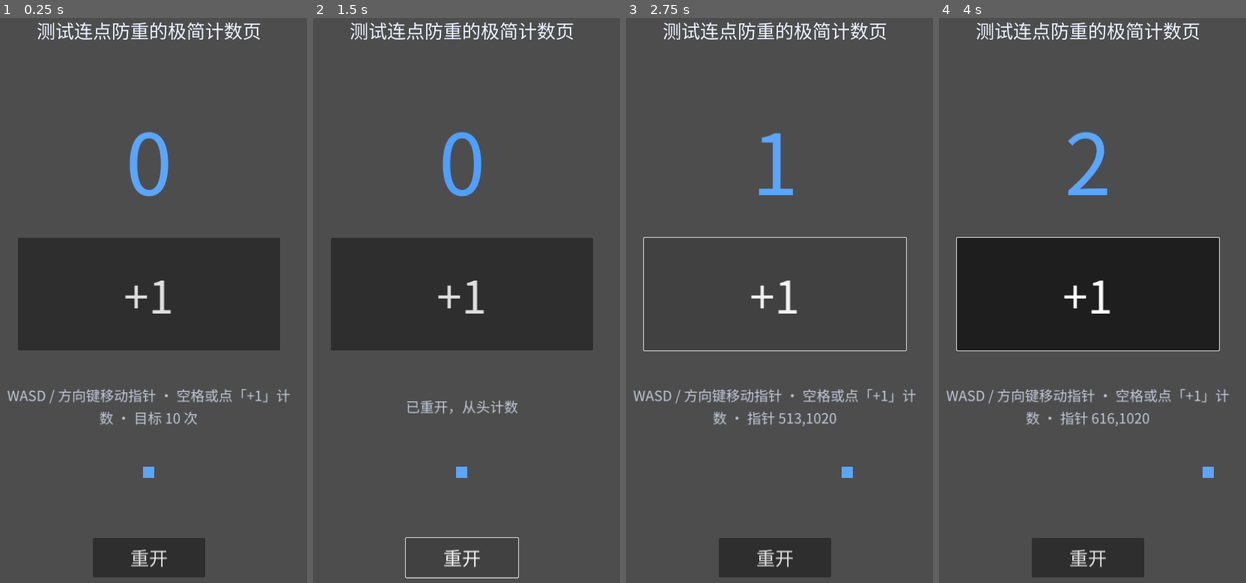
Above: before the commit, frames 1-4 (left to right).
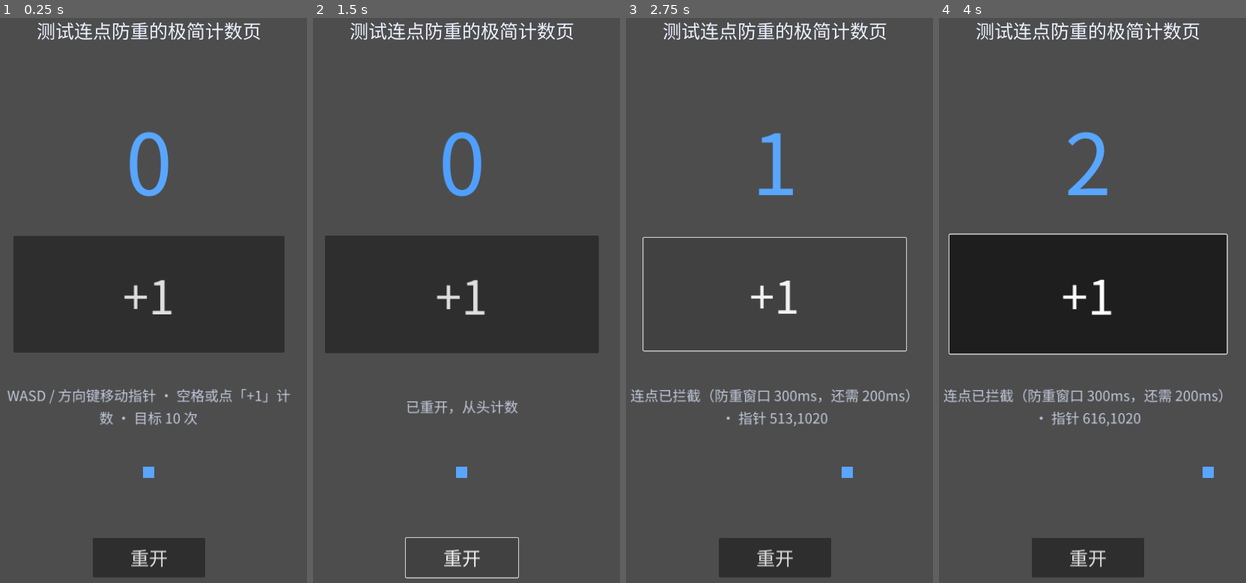
Above: after the commit, the same moments.

Repository: hl3w22bupt/myrd-playground
Game: Godot game, scene res://scenes/main.tscn
Two runs of this game, one before a commit and one after it. Both use one fixed random seed, a clock stepped at 60 frames per second and the inputs below.
Inputs (mouse positions are in pixels of both pictures, inside the frame that each line leads up to):
- Up to frame 1 (0.25 s): no input
- Up to frame 2 (1.5 s): click "+1" at 0.5 s; click "重开" at 1.25 s
- Up to frame 3 (2.75 s): tap Enter (confirm) at 2 s; move the mouse to (850, 266) at 2.02 s; hold D (move_right) from 2.03 s (still down); hold Enter (confirm) from 2.03 s (still down); click (850, 266) at 2.17 s; tap Space at 2.27 s
- Up to frame 4 (4 s): release D (move_right) at 2.75 s; release Enter (confirm) at 2.75 s; drag from (1021, 323) to (1071, 413) at 2.77 s; move the mouse to (1123, 159) at 3.52 s; hold D (move_right) from 3.53 s (still down); hold Enter (confirm) from 3.53 s (still down)

The runs differ from the first frame. In frame 1, 1.3% of the frame differs, in the area x 4-93%, y 38-60%; in frame 2, 1.6%; in frame 3, 1.9%; in frame 4, 4.4%, in the area x 1-95%, y 38-73%.

Commit message:
feat(game-12): 打通导出部署链并升级移动端可玩性断言
把 game-12 从「无头能跑」推进到「可部署、移动端可玩」，补齐 AppHost 部署链缺口。

游戏侧
- main.gd：状态栏拆「反馈线/指针线」，修「连点已拦截」被指针行程每帧冲掉；
  +1 按钮加待机呼吸脉冲（1.00→1.06，0.9s 循环）作可点示能 —— 极简页面无输入时
  画面完全静止，mobile-web-smoke 的「画面在动（双时点帧差>0）」会误判渲染冻结；
  缩放/闪烁统一绕控件中心（补 pivot_offset）。
- smoke.gd 新增 4 组断言（负例逐条验证会 FAIL，不是永真）：
  ① 触控目标 ≥44×44（+1 按钮矩形 + 触摸确认钮圆形热区）
  ② 拉伸契约 canvas_items/keep/720×1280（375 宽视口无横向滚动的机判代理）
  ③ 待机脉冲 scale 极差 ≥0.02
  ④ 拦截反馈不被指针移动覆盖（真实触发一次防重拦截后摇指针）
  静态几何断言放第一物理帧 —— Control.size 在 _ready 里恒为 0，整段会漏判（实测）。

导出部署链（原缺失，部署后资产必 404）
- 新增 export_presets.cfg + export/web-shell.html（移动端音频手势解锁器 +
  window.__audioDebug，mobile-web-smoke 机判对象），导出 export/web/ 产物；
- .gitignore 去掉 /export/：apphost.toml assets_dir 指向它，不入库 = 部署后全 404；
- 壳页 server/src/game-page.ts 从「糖果粉碎传奇」适配 game-12（标题/提示/键位/
  配色），/health 与 package.json 的 app 名同步。

门禁
- preflight PASS（13 类）/ smoke GODOT_SMOKE: PASS / fuzz GODOT_FUZZ: PASS；
- 本地导出产物跑 mobile-web-smoke 10 项全绿（预检；正式门禁须打部署后 liveUrl）。
- 注：模板仓库未预置 std-skills/godot-game-dev/scripts/playtest.sh，机器人试玩
  门禁无法接入（不得自造判定器），需运维补模板仓库技能资产。

Co-Authored-By: Claude <noreply@anthropic.com>

Diff:
--- a/games/game-12/scripts/main.gd
+++ b/games/game-12/scripts/main.gd
@@ -15,13 +15,32 @@
 @onready var restart_button: Button = %RestartButton
 @onready var touch_ui: CanvasLayer = $TouchUI
 
+## ── 手感调参（集中常量，见 SKILL.md「常量提常量」）──
+## 主按钮待机呼吸脉冲：峰值缩放。既是「可以点了」的示能，也让移动端门禁的
+## 「画面在动」检查（双时点帧差 > 0）在无输入的静止页面上有确定性的非零帧差。
+const PULSE_SCALE_MAX: float = 1.06
+## 呼吸脉冲周期（秒）。smoke 以「窗口期内 scale 极差 ≥ PULSE_MIN_SWING」机判它的存在。
+const PULSE_PERIOD: float = 0.9
+## 冒烟判定呼吸脉冲存在的最小缩放极差（1.0 起步 → 1.06 峰值，理论极差 0.06）。
+const PULSE_MIN_SWING: float = 0.02
+
 var _move_hint: String = "WASD / 方向键移动指针 · 空格或点「+1」计数"
+## 状态栏两条信息线分离：反馈线（拦截/胜利/重开）与指针线（脚手架可控行程）。
+## 不分离的话，_on_player_moved 每物理帧重写 text 会把「连点已拦截」这类关键反馈立刻冲掉。
+var _feedback: String = ""
+var _pointer_text: String = ""
+## 冒烟用：呼吸脉冲的缩放极值采样（_physics_process 里逐帧累计）。
+var _pulse_min: float = 100.0
+var _pulse_max: float = -100.0
 
 
 func _ready() -> void:
 	if DisplayServer.is_touchscreen_available():
 		touch_ui.visible = true
 		_move_hint = "摇杆移动指针 · 点「+1」或右下确认钮计数"
+	_move_hint += " · 目标 %d 次" % GameState.TARGET_COUNT
+	_setup_feedback_anchors()
+	_start_idle_pulse()
 	# 信号连接：订阅方（本场景）写连接代码，发布方（GameState / Player）只 emit。
 	if not count_button.pressed.is_connected(_on_count_button_pressed):
 		count_button.pressed.connect(_on_count_button_pressed)
@@ -36,6 +55,44 @@
 	if not GameState.click_rejected.is_connected(_on_click_rejected):
 		GameState.click_rejected.connect(_on_click_rejected)
 	_refresh()
+
+
+func _physics_process(_delta: float) -> void:
+	# 呼吸脉冲采样：冒烟用「窗口期内 scale 极差」机判待机动画真的在动（防静音页面回退）。
+	var s := count_button.scale.x
+	_pulse_min = minf(_pulse_min, s)
+	_pulse_max = maxf(_pulse_max, s)
+
+
+## 反馈锚点：缩放/闪烁都绕控件中心做，不设 pivot 会从左上角缩放，视觉上「往右下飘」。
+func _setup_feedback_anchors() -> void:
+	count_label.pivot_offset = count_label.size / 2.0
+	count_button.pivot_offset = count_button.size / 2.0
+
+
+## 待机示能脉冲：主按钮 0.9s 一个呼吸周期（1.00 → 1.06 → 1.00），循环往复。
+## 用 Tween 的 set_loops 而不是 _process 手写相位：无头/网页下同样生效，且不占每帧脚本。
+func _start_idle_pulse() -> void:
+	var tween := create_tween()
+	tween.set_loops()
+	tween.tween_property(count_button, "scale", Vector2.ONE * PULSE_SCALE_MAX, PULSE_PERIOD / 2.0) \
+		.set_trans(Tween.TRANS_SINE).set_ease(Tween.EASE_IN_OUT)
+	tween.tween_property(count_button, "scale", Vector2.ONE, PULSE_PERIOD / 2.0) \
+		.set_trans(Tween.TRANS_SINE).set_ease(Tween.EASE_IN_OUT)
+
+
+## 反馈线只由结果性事件写入；指针线由移动写入 —— 两者合成一条状态栏文本，
+## 互不覆盖（否则移动指针会立刻冲掉「连点已拦截」的提示）。
+func _set_feedback(text: String) -> void:
+	_feedback = text
+	_refresh_status()
+
+
+func _refresh_status() -> void:
+	var text := _feedback if _feedback != "" else _move_hint
+	if _pointer_text != "":
+		text += " · " + _pointer_text
+	status_label.text = text
 
 
 func _unhandled_input(event: InputEvent) -> void:
@@ -53,8 +110,7 @@
 ## 重开唯一入口：状态归零，入口恢复可用。
 func _restart() -> void:
 	GameState.reset()
-	count_button.disabled = false
-	status_label.text = "已重开，从头计数"
+	_set_feedback("已重开，从头计数")
 	_flash(count_label, Color(0.55, 0.85, 1.0))
 
 
@@ -72,24 +128,26 @@
 
 
 func _on_state_changed(state: int) -> void:
+	# 入口可用性与状态绑定（而非只写在 _restart 里）：任何路径回到 PLAYING 都会复位按钮。
+	count_button.disabled = state == GameState.State.WON
 	if state == GameState.State.WON:
-		count_button.disabled = true
-		status_label.text = "胜利！连点达标 %d 次，点「重开」再来一局" % GameState.TARGET_COUNT
+		_set_feedback("胜利！连点达标 %d 次，点「重开」再来一局" % GameState.TARGET_COUNT)
 		_flash(count_label, Color(1.0, 0.85, 0.3))
 
 
 func _on_click_rejected(remaining_ms: int) -> void:
-	status_label.text = "连点已拦截（防重窗口 %dms，还需 %dms）" % [GameState.DEBOUNCE_MS, remaining_ms]
+	_set_feedback("连点已拦截（防重窗口 %dms，还需 %dms）" % [GameState.DEBOUNCE_MS, remaining_ms])
 	_flash(count_button, Color(1.0, 0.45, 0.4))
 
 
 func _on_player_moved(pos: Vector2) -> void:
-	status_label.text = "%s · 指针 %d,%d" % [_move_hint, int(pos.x), int(pos.y)]
+	_pointer_text = "指针 %d,%d" % [int(pos.x), int(pos.y)]
+	_refresh_status()
 
 
 func _refresh() -> void:
 	count_label.text = str(GameState.count)
-	status_label.text = "%s · 目标 %d 次" % [_move_hint, GameState.TARGET_COUNT]
+	_refresh_status()
 
 
 ## 反馈：计数成功时的弹跳放大回弹。
--- a/games/game-12/tests/smoke.gd
+++ b/games/game-12/tests/smoke.gd
@@ -16,6 +16,11 @@
 ##   5. 核心交互（点击计数）真实路径生效：confirm 动作事件 + CountButton.pressed 各计一次
 ##   6. 连点防重：300ms 窗口内 4 连点只计一次且发 click_rejected；窗口结束后恢复正常累加
 ##   7. 胜负可达：达标 TARGET_COUNT 进入 WON，胜利后不再计数；重开可用：归零回 PLAYING
+##   8. 移动可玩（验收 4 的机判代理）：触控目标 ≥44×44px（+1 按钮矩形 + 触摸确认钮圆形热区）、
+##      拉伸契约 canvas_items+keep 且设计分辨率 720×1280（与 375×667 同宽高比 → 无横向滚动）
+##   9. 待机示能脉冲：主按钮 scale 在窗口期内极差达标（静止页面也必须有非零帧差，
+##      否则 mobile-web-smoke 的「画面在动」检查会把健康的极简页面误判成渲染冻结）
+##  10. 反馈可见性：防重拦截提示不被指针行程覆盖（反馈线与指针线分离）
 ##
 ## ⚠️ 输入注入分阶段互不重叠（references/error-signatures.md E-08）：
 ##   `Input.parse_input_event()` 的缓冲冲刷会清掉 `Input.action_press()` 的按下状态。
@@ -39,7 +44,15 @@
 ## 判定「真的移动了」的最小位移（像素）。
 const MIN_MOVE_DISTANCE: float = 1.0
 ## 总帧数上限（超过即 FAIL，防止死循环；smoke.sh 另有 --quit-after 兜底）。
+## 必须小于门禁帧预算 GODOT_SMOKE_FRAMES=240（--quit-after 会先杀进程，届时既无 PASS 也无 FAIL）。
 const TOTAL_FRAMES: int = NOISE_FRAMES + MOVE_FRAMES + REAL_GAP_MAX_FRAMES + 60
+## 触控目标下限（验收 4：按钮触控区域不小于 44×44px）。
+const MIN_TOUCH_TARGET: float = 44.0
+## 拦截反馈可见性相位里，把指针摇起来的帧数。
+const REJECT_MOVE_FRAMES: int = 10
+## 拉伸契约：设计分辨率（与 375×667 同 0.5625 宽高比 → 等比缩放后无横向滚动）。
+const DESIGN_WIDTH: int = 720
+const DESIGN_HEIGHT: int = 1280
 
 const REQUIRED_ACTIONS: Array[StringName] = [
 	&"move_left", &"move_right", &"move_up", &"move_down", &"confirm", &"restart",
@@ -56,13 +69,16 @@
 }
 
 ## 冒烟相位机：输入注入分帧进行（E-08），真实点击之间按真实时间跨窗。
-enum Phase { NOISE, MOVE, CONFIRM, GAP, BUTTON, SYNTHETIC, RESTART, DONE }
+enum Phase { NOISE, MOVE, CONFIRM, GAP, BUTTON, SYNTHETIC, RESTART, REJECT, DONE }
 
 var _failures: PackedStringArray = []
 var _phase: int = Phase.NOISE
 var _phase_frame: int = 0
 var _frames: int = 0
 var _player: Player
+var _main: Node2D
+var _status_label: Label
+var _touch_confirm: TouchScreenButton
 var _count_label: Label
 var _count_button: Button
 var _restart_button: Button
@@ -108,6 +124,11 @@
 	_restart_button = get_tree().root.find_child("RestartButton", true, false) as Button
 	if _count_label == null or _count_button == null or _restart_button == null:
 		_failures.append("主场景缺 CountLabel/CountButton/RestartButton（极简计数页 UI 未装配齐）")
+	_main = get_tree().root.find_child("Main", true, false) as Node2D
+	if _main == null:
+		_failures.append("冒烟场景未实例化 Main（tests/smoke.tscn → scenes/main.tscn 接线断裂）")
+	_status_label = get_tree().root.find_child("StatusLabel", true, false) as Label
+	_touch_confirm = get_tree().root.find_child("ConfirmButton", true, false) as TouchScreenButton
 
 
 func _physics_process(_delta: float) -> void:
@@ -115,6 +136,11 @@
 		return
 	_frames += 1
 	_phase_frame += 1
+	# 静态几何 / 工程契约断言放在第一物理帧：Control.size 要等一帧布局才落定，
+	# 在 _ready 里读恒为 0 → 触控目标断言会整段漏判（实测负例不触发）。
+	if _frames == 1:
+		_check_touch_targets()
+		_check_stretch_contract()
 	if _failures.is_empty():
 		match _phase:
 			Phase.NOISE:
@@ -131,6 +157,8 @@
 				_tick_synthetic()
 			Phase.RESTART:
 				_tick_restart()
+			Phase.REJECT:
+				_tick_reject()
 			Phase.DONE:
 				pass
 	if _frames >= TOTAL_FRAMES and _phase != Phase.DONE:
@@ -300,7 +328,72 @@
 				GameState.count, GameState.state])
 		if _count_button != null and _count_button.disabled:
 			_failures.append("重开后 +1 按钮仍不可用（disabled 应复位）")
+		_advance(Phase.REJECT)
+
+
+## ── 相位八：反馈可见性 + 待机示能脉冲 ──
+## ① 真实触发一次防重拦截（合成时间戳纯函数，重开后防重窗口已清零），状态栏必须出现拦截提示；
+## ② 再把指针摇起来 —— 拦截提示不能被指针行程冲掉（main.gd 反馈线/指针线分离的机判）；
+## ③ 主按钮 scale 在整个冒烟窗口期内的极差必须达标：极简页面无输入时画面完全静止，
+##    mobile-web-smoke 的「画面在动（双时点帧差 > 0）」检查会把它误判成渲染冻结。
+func _tick_reject() -> void:
+	if _phase_frame == 1:
+		GameState.try_count(8_000_000)
+		GameState.try_count(8_000_010)  # 距上次有效计数 10ms < 300ms → 拦截并 emit click_rejected
+	elif _phase_frame == 1 + SETTLE_FRAMES:
+		if _status_label == null:
+			_failures.append("主场景缺 StatusLabel（拦截反馈无处显示）")
+		elif not _status_label.text.contains("拦截"):
+			_failures.append("防重拦截后状态栏未显示拦截提示：text=%s" % _status_label.text)
+		Input.action_press(&"move_right")
+	elif _phase_frame == 1 + SETTLE_FRAMES + REJECT_MOVE_FRAMES:
+		Input.action_release(&"move_right")
+		if _status_label != null and not _status_label.text.contains("拦截"):
+			_failures.append("指针移动冲掉了拦截反馈（状态栏 text=%s）—— 反馈线与指针线未分离" % _status_label.text)
+		if _main != null:
+			var swing: float = _main._pulse_max - _main._pulse_min
+			if swing < _main.PULSE_MIN_SWING:
+				_failures.append("主按钮待机脉冲未生效：scale 极差 %.3f < %.3f（静止页面会让移动端门禁判「画面冻结」）" % [
+					swing, _main.PULSE_MIN_SWING])
+		# 归位：本相位为验证而动过状态，别把脏状态带出门禁（也验证 reset 幂等）。
+		GameState.reset()
+		_count_seen = false
+		_won_seen = false
+		_rejected_count = 0
 		_advance(Phase.DONE)
+
+
+## 验收 4 机判（触控目标）：+1 按钮矩形与触摸确认钮圆形热区都不得小于 44×44px。
+## 在第一物理帧判（Control.size 要等一帧布局才落定，_ready 里读恒为 0，整段会漏判）。
+func _check_touch_targets() -> void:
+	if _count_button != null and (_count_button.size.x < MIN_TOUCH_TARGET or _count_button.size.y < MIN_TOUCH_TARGET):
+		_failures.append("+1 按钮尺寸 %.0fx%.0f 低于触控目标下限 %.0fx%.0f（验收 4：触控区域不足会误触/点不中）" % [
+			_count_button.size.x, _count_button.size.y, MIN_TOUCH_TARGET, MIN_TOUCH_TARGET])
+	if _touch_confirm == null:
+		_failures.append("TouchUI 缺 ConfirmButton（移动端触摸确认计数路径不存在）")
+	else:
+		var circle := _touch_confirm.shape as CircleShape2D
+		if circle == null:
+			_failures.append("ConfirmButton.shape 不是 CircleShape2D，触控直径无法机判")
+		elif circle.radius * 2.0 < MIN_TOUCH_TARGET:
+			_failures.append("触摸确认钮热区直径 %.0f 低于 %.0f（验收 4：触控区域不足）" % [
+				circle.radius * 2.0, MIN_TOUCH_TARGET])
+
+
+## 验收 4 机判（375 宽视口无横向滚动）的可无头判定代理：
+## 设计分辨率 720×1280 与 375×667 同为 0.5625 宽高比，且拉伸策略 canvas_items+keep
+## —— 视口任意尺寸都等比缩放并留黑边，内容永不宽于视口 → 页面不会出现横向滚动。
+## 改宽高比或改 stretch 策略都会让「375 无横滚」在真机上翻车，这里提前拦住。
+func _check_stretch_contract() -> void:
+	var width: int = int(ProjectSettings.get_setting("display/window/size/viewport_width", 0))
+	var height: int = int(ProjectSettings.get_setting("display/window/size/viewport_height", 0))
+	if width != DESIGN_WIDTH or height != DESIGN_HEIGHT:
+		_failures.append("设计分辨率 %sx%s 与 %.4f 宽高比契约不符（期望 %dx%d，375 视口下会出横向滚动/黑边失衡）" % [
+			width, height, DESIGN_WIDTH / float(DESIGN_HEIGHT), DESIGN_WIDTH, DESIGN_HEIGHT])
+	if ProjectSettings.get_setting("display/window/stretch/mode", "") != "canvas_items":
+		_failures.append("拉伸模式应为 canvas_items（否则 375 视口下 UI 不等比缩放，触控目标随视口变形）")
+	if ProjectSettings.get_setting("display/window/stretch/aspect", "") != "keep":
+		_failures.append("拉伸宽高比策略应为 keep（否则非 0.5625 视口会被拉伸变形）")
 
 
 ## 无显示设备时模拟「玩家按键」：注入真实 InputEvent，让 _unhandled_input 收得到。
Not shown, added: games/game-12/export/web/index.apple-touch-icon.png.import
Not shown, added: games/game-12/export/web/index.icon.png.import
Not shown, added: games/game-12/export/web/index.png.import
Not shown, added: games/game-12/export_presets.cfg
Not shown, changed: games/game-12/.gitignore
Not shown, changed: games/game-12/README.md
Not shown, added: games/game-12/export/web-shell.html
Not shown, added: games/game-12/export/web/index.apple-touch-icon.png
Not shown, added: games/game-12/export/web/index.audio.worklet.js
Not shown, added: games/game-12/export/web/index.html
Not shown, added: games/game-12/export/web/index.icon.png
Not shown, added: games/game-12/export/web/index.js
(and 7 more such lines)
